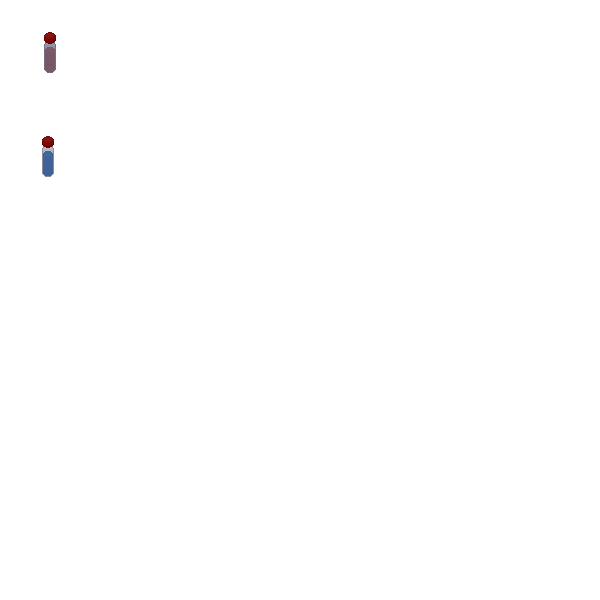
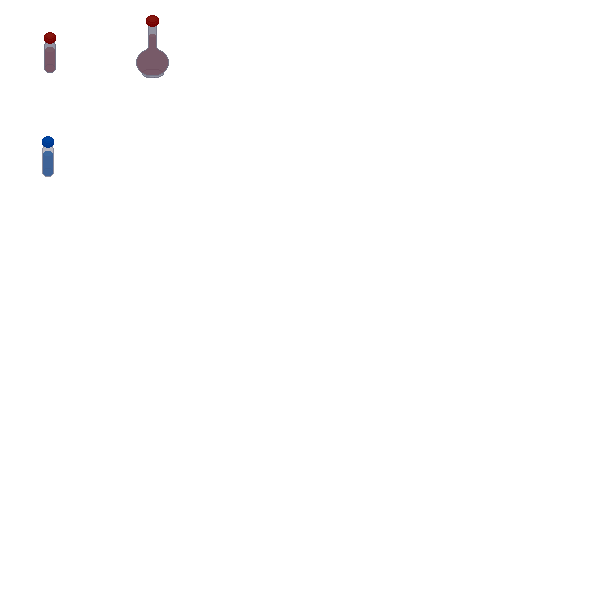
Layers edited between the first and the second 600 x 600 image:
painted on "glass" over [136, 26, 169, 78]
painted on "toppers" over [42, 15, 159, 148]
painted on "potion" over [137, 34, 168, 75]
